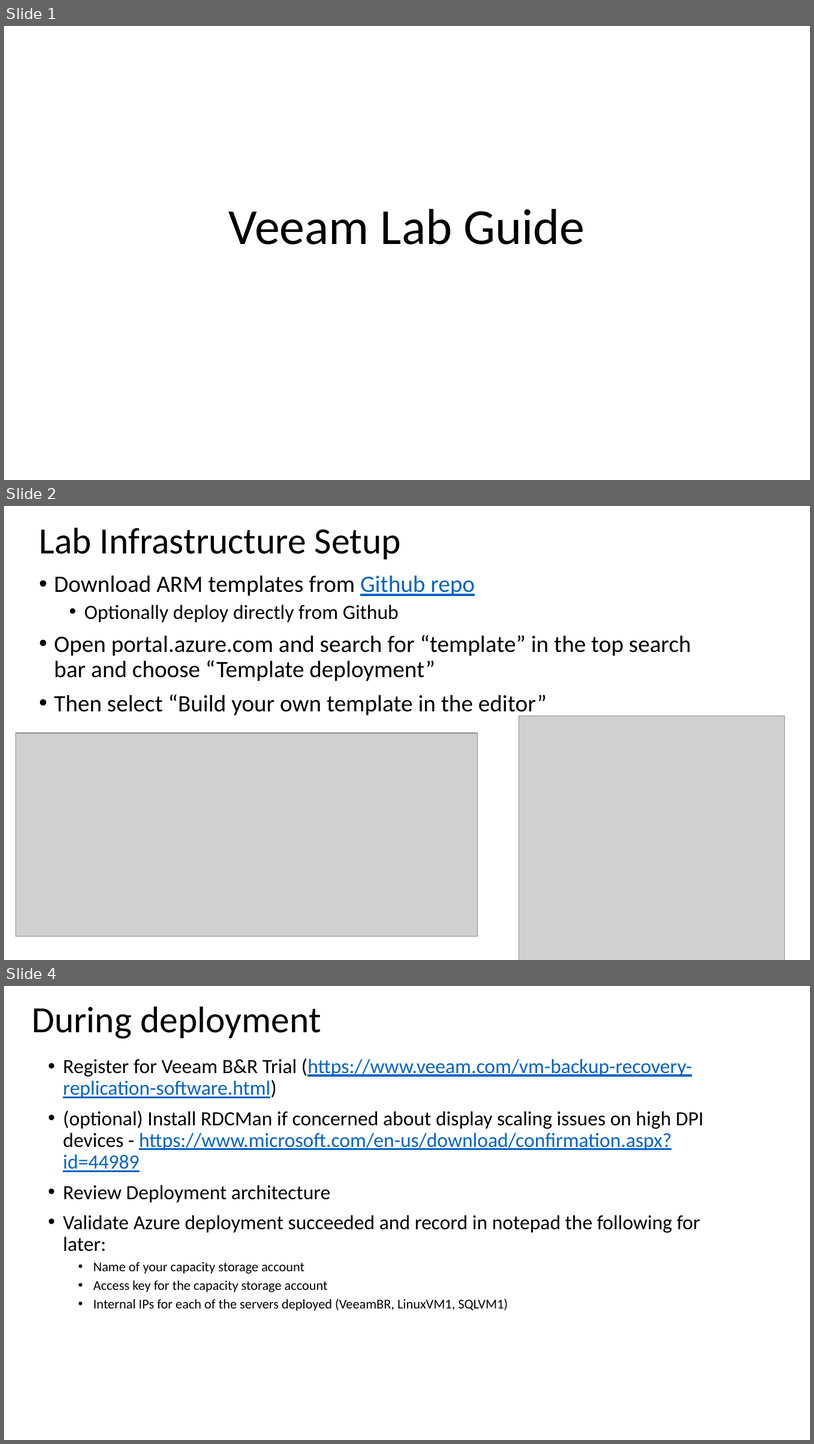
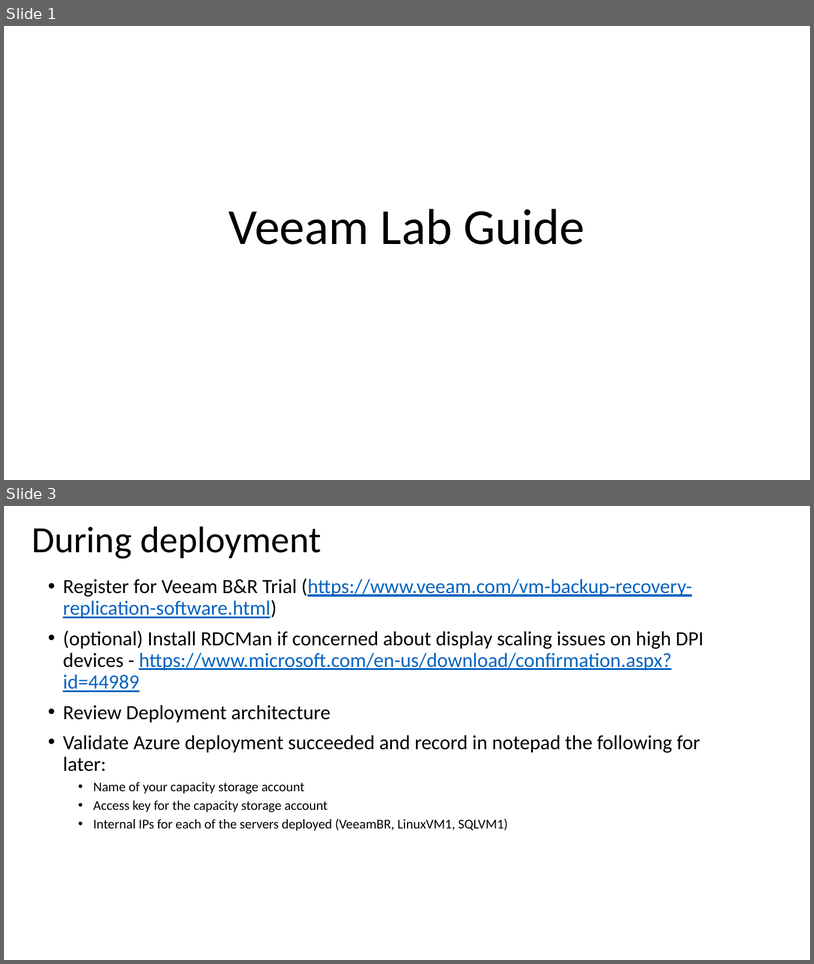
Before and after one commit to dkirby-ms/VeeamOnAzureLab, a slide deck: Veeam Lab Guide.pptx. Shown one above the other, each under a label of ours: slides 1, 2 and 4 before the commit, slides 1 and 3 after it; the slides between them are not shown. The pictures are 814x1444 and 814x964 pixels, drawn with LibreOffice and Linux fonts; fonts in the diff are those of the drawing; grey boxes stand for pictures. Boxes give left, top, right and bottom in pixels: in the first picture for what was removed or moved away, otherwise in the second. Text is boxed around its words. In the diff, an @@ line names an element or a change of style, - is before the commit and + after.

```diff
--- a/Veeam Lab Guide.pptx
+++ b/Veeam Lab Guide.pptx
@@ slide 2 removed at box(4, 506, 810, 960), background #FFFFFF @@
@@ title removed at box(39, 528, 401, 559) @@
-Lab Infrastructure Setup
@@ text removed at box(54, 575, 692, 717) @@
-• Download ARM templates from Github repo
-  • Optionally deploy directly from Github
-• Open portal.azure.com and search for “template” in the top search bar and choose “Template deployment”
-• Then select “Build your own template in the editor”
@@ picture removed at box(519, 716, 786, 960) @@
@@ picture removed at box(15, 733, 477, 936) @@
@@ what was slide 4 is now slide 3 @@
```
Also in this commit, not shown: 5 slides changed, 2 slides added, 1 other slide removed, 1 other file.
